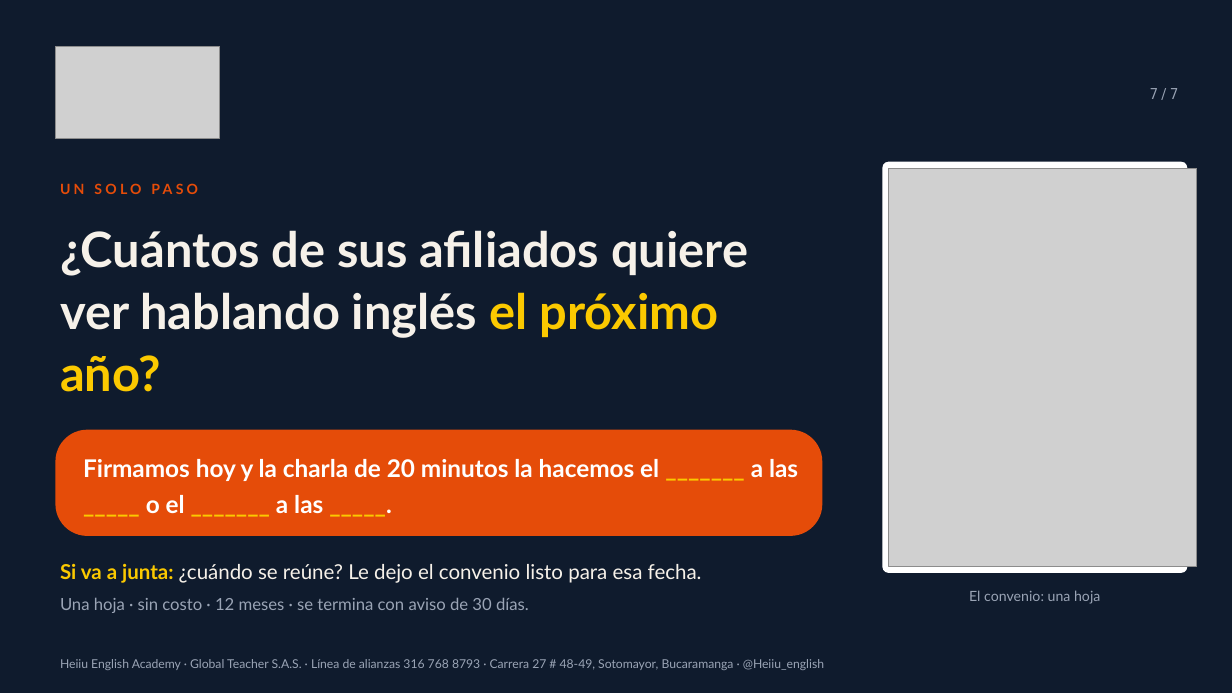
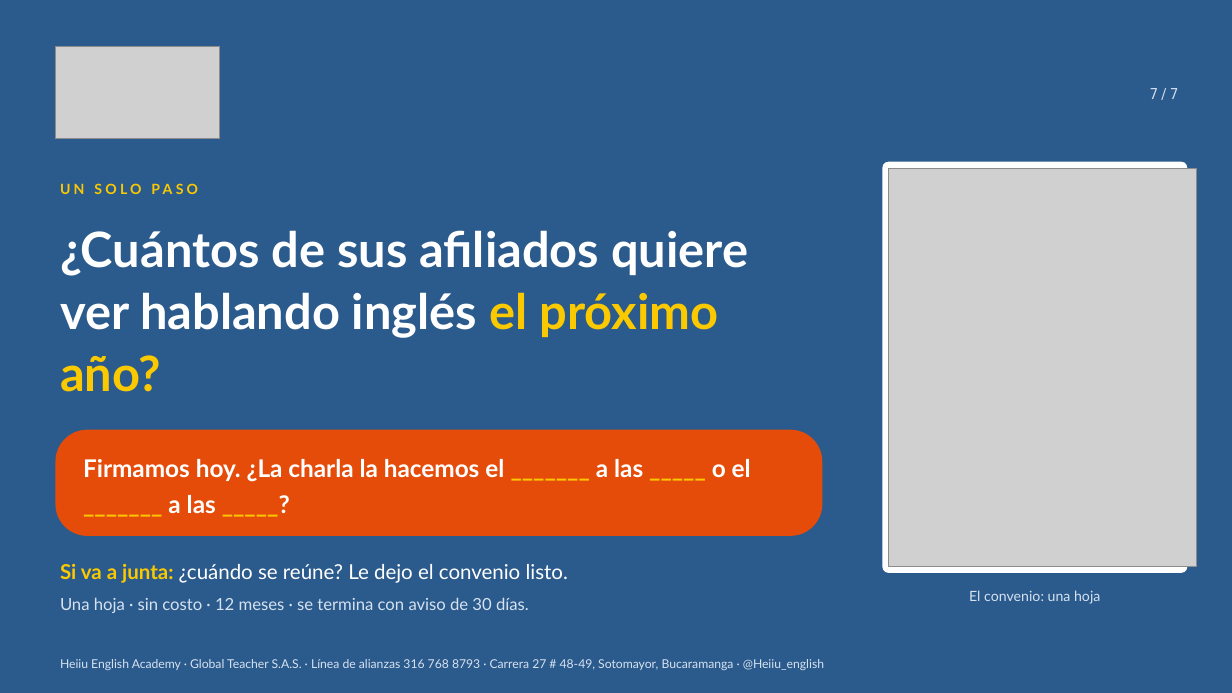
Before and after one commit to gomezrdiana/Plan-academico, a slide deck: slide 7 of recursos/comercial/B2B/PRESENTACION_FONDOS_EMPLEADOS_HEIIU.pptx. Drawn at 1232x693 pixels with LibreOffice and Linux fonts; fonts in the diff are those of the drawing; grey boxes stand for pictures. Boxes give left, top, right and bottom in pixels: in the first picture for what was removed or moved away, otherwise in the second. Text is boxed around its words. In the diff, an @@ line names an element or a change of style, - is before the commit and + after.

```diff
--- a/recursos/comercial/B2B/PRESENTACION_FONDOS_EMPLEADOS_HEIIU.pptx
+++ b/recursos/comercial/B2B/PRESENTACION_FONDOS_EMPLEADOS_HEIIU.pptx
@@ rectangle at (0,0,1232,693): fill #0F1B2D to #2B5A8C @@
@@ text "UN SOLO PASO" at (60,183,198,194): text colour #E54C09 to #FBC900 @@
@@ text "¿Cuántos de sus afiliados quiere ..." at (60,230,748,392): text colour #F6F1E9 to #FFFFFF in "¿Cuántos de sus afiliados quiere ver hablando ..." @@
@@ text at (83,459,751,513): text changed @@
-Firmamos hoy y la charla de 20 minutos la hacemos el _______ a las _____ o el _______ a las _____.
+Firmamos hoy. ¿La charla la hacemos el _______ a las _____ o el _______ a las _____?
@@ text at (60,564,568,583): text changed; text colour #F6F1E9 to #FFFFFF @@
-Si va a junta: ¿cuándo se reúne? Le dejo el convenio listo para esa fecha.
+Si va a junta: ¿cuándo se reúne? Le dejo el convenio listo.
@@ text at (60,597,529,613): text colour #9AA4B5 to #D6E2F0 in "Una hoja · sin costo · 12 ..." @@
@@ text colour #9AA4B5 to #D6E2F0 in 3 elements at (1150,88,1178,99), (969,590,1100,604), (60,659,824,670) @@
```
Also in this commit, not shown: 6 other slides changed, 2 other files.
